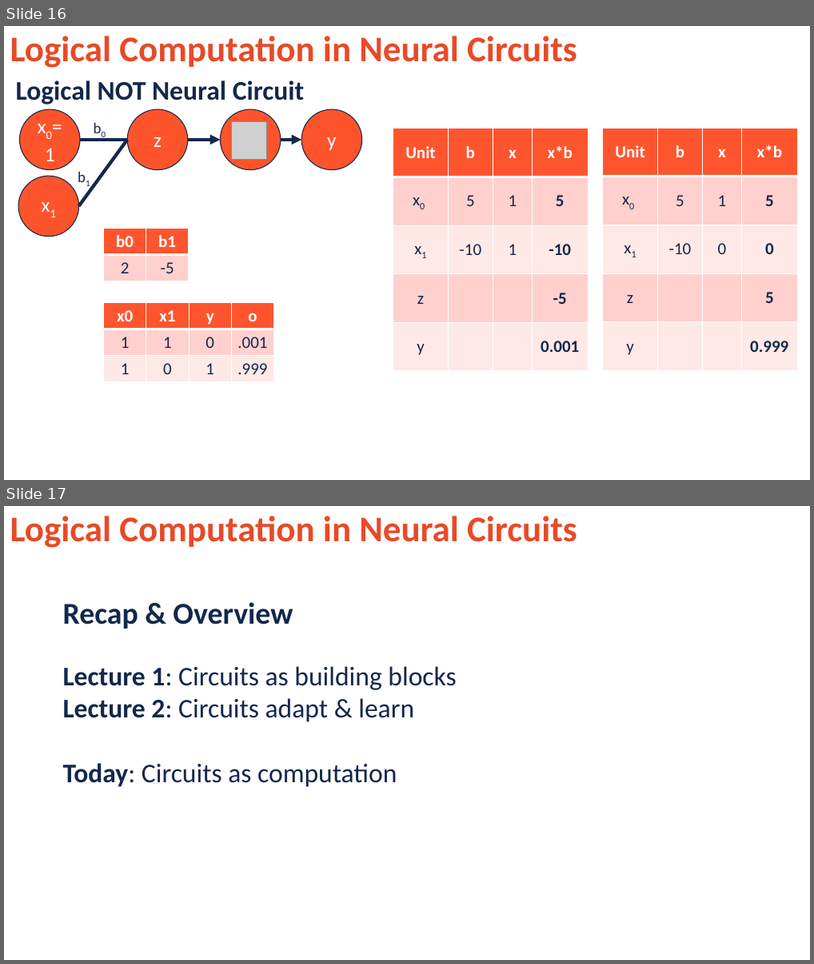
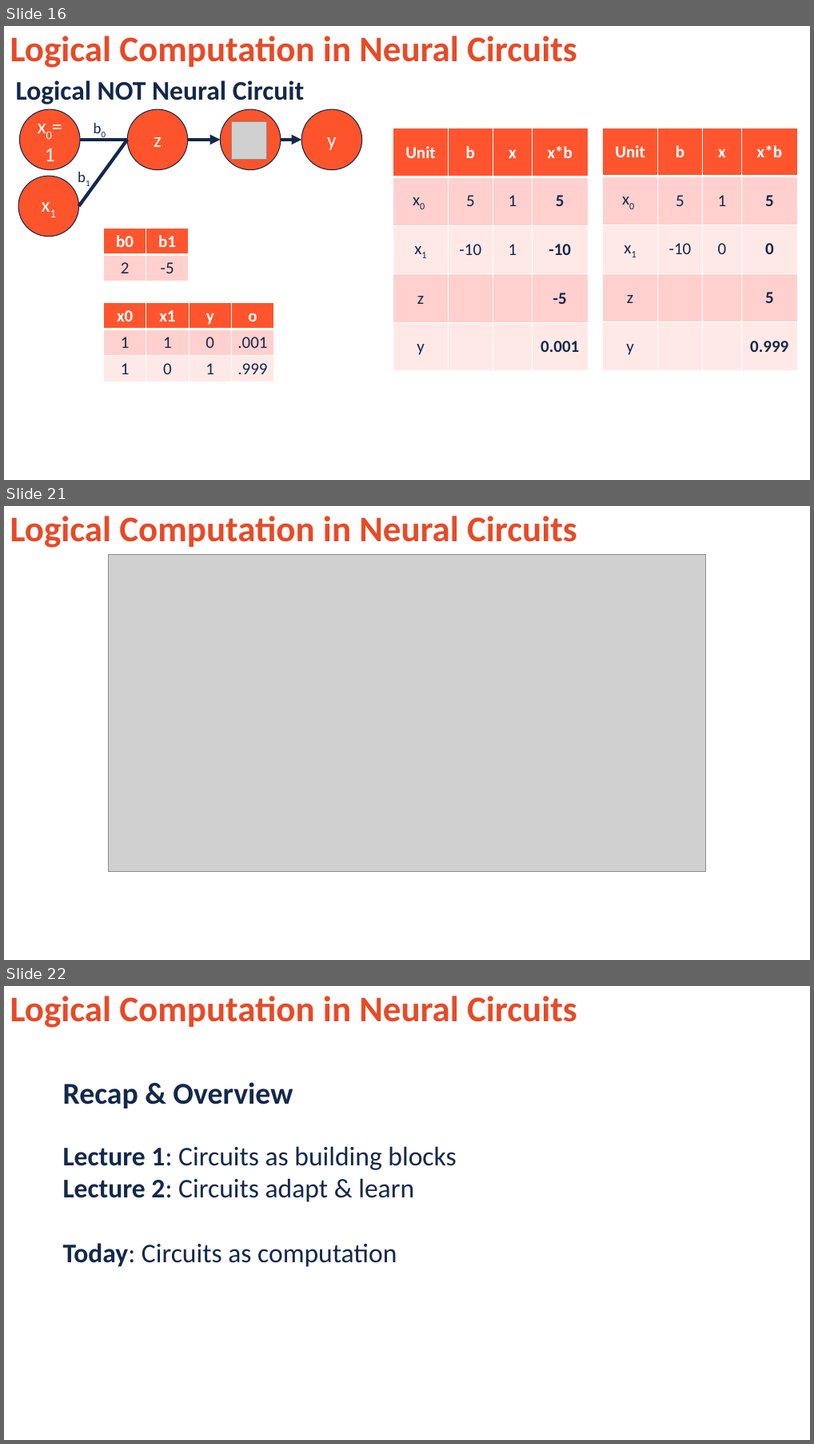
Before and after one commit to jonwillits/intro_to_bcs, a slide deck: neural_circuits_affect_and_valence/neural_circuits_lecture_3.pptx. Shown one above the other, each under a label of ours: slides 16 and 17 before the commit, slides 16, 21 and 22 after it; the slides between them are not shown. The pictures are 814x964 and 814x1444 pixels, drawn with LibreOffice and Linux fonts; fonts in the diff are those of the drawing; grey boxes stand for pictures; background and template pictures are left out. Boxes give left, top, right and bottom in pixels: in the first picture for what was removed or moved away, otherwise in the second. Text is boxed around its words. In the diff, an @@ line names an element or a change of style, - is before the commit and + after.

```diff
--- a/neural_circuits_affect_and_valence/neural_circuits_lecture_3.pptx
+++ b/neural_circuits_affect_and_valence/neural_circuits_lecture_3.pptx
@@ slide 21 added at <box>4,506,810,960</box>, background picture (left out) @@
@@ text added at <box>10,516,578,548</box>, 42.9 pt, text #E84A27, bold @@
+Logical Computation in Neural Circuits
@@ picture added at <box>109,554,706,871</box> @@
@@ what was slide 17 is now slide 22 @@
```
Also in this commit, not shown: 4 other slides added, 5 other files.
